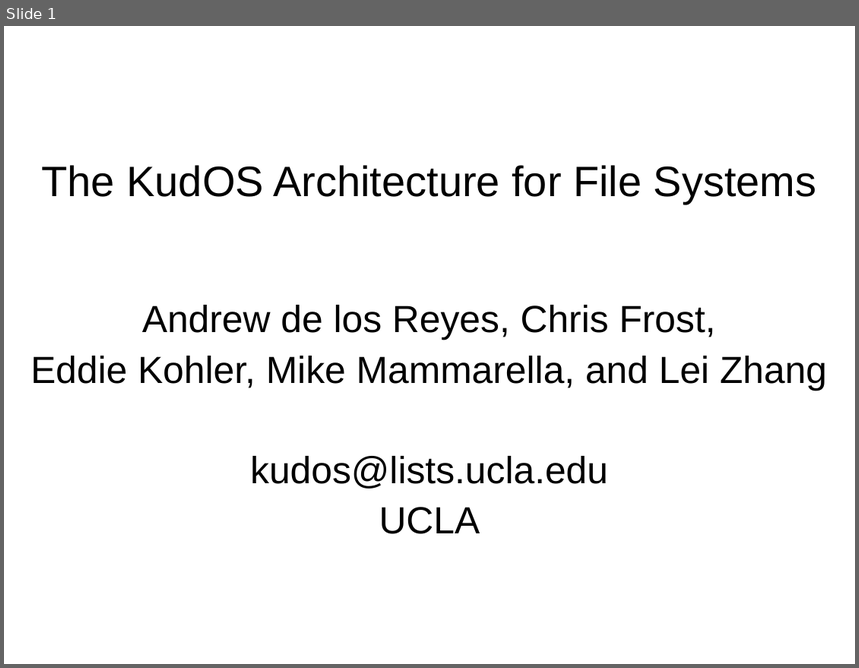
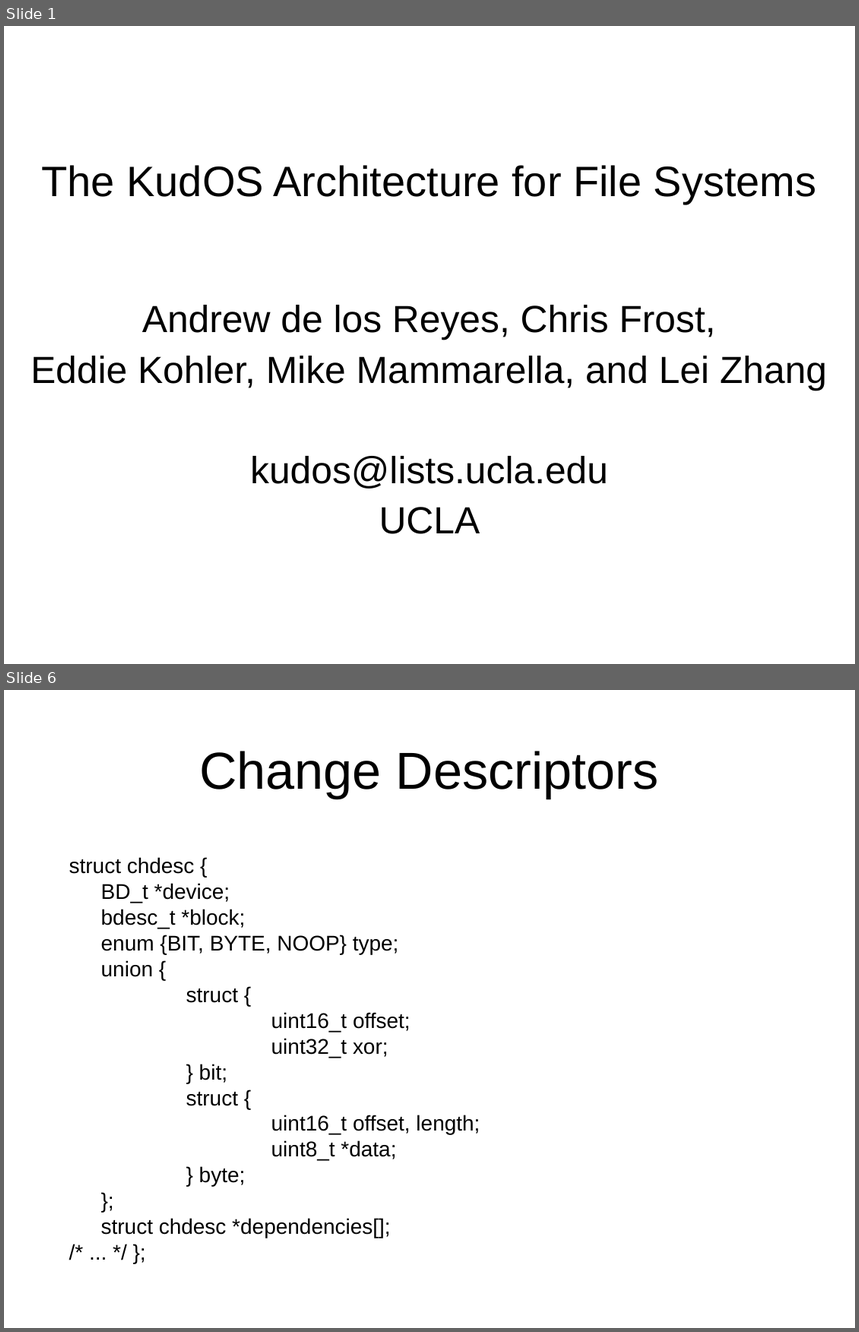
Before and after one commit to ucla-readable/fstitch-doc, a slide deck: sosp_wip/sosp_wip_kudos.ppt. Shown one above the other, each under a label of ours: slide 1 before the commit, slides 1 and 6 after it; the slides between them are not shown. The pictures are 859x668 and 859x1332 pixels, drawn with LibreOffice and Linux fonts; fonts in the diff are those of the drawing; background and template pictures are left out. Boxes give left, top, right and bottom in pixels: in the first picture for what was removed or moved away, otherwise in the second. Text is boxed around its words. In the diff, an @@ line names an element or a change of style, - is before the commit and + after.

```diff
--- a/sosp_wip/sosp_wip_kudos.ppt
+++ b/sosp_wip/sosp_wip_kudos.ppt
@@ slide 6 added at (4,690,855,1328), background #FFFFFF @@
@@ title added at (199,751,659,799), 44 pt, text #000000 @@
+Change Descriptors
@@ text added at (69,857,480,1238), 18 pt, text #000000 @@
+struct chdesc {
+BD_t *device;
+bdesc_t *block;
+enum {BIT, BYTE, NOOP} type;
+union {
+struct {
+uint16_t offset;
+uint32_t xor;
+} bit;
+struct {
+uint16_t offset, length;
+uint8_t *data;
+} byte;
+};
+struct chdesc *dependencies[];
+/* ... */ };
```
Also in this commit, not shown: 3 slides changed, 5 other slides added, 4 slides removed.
